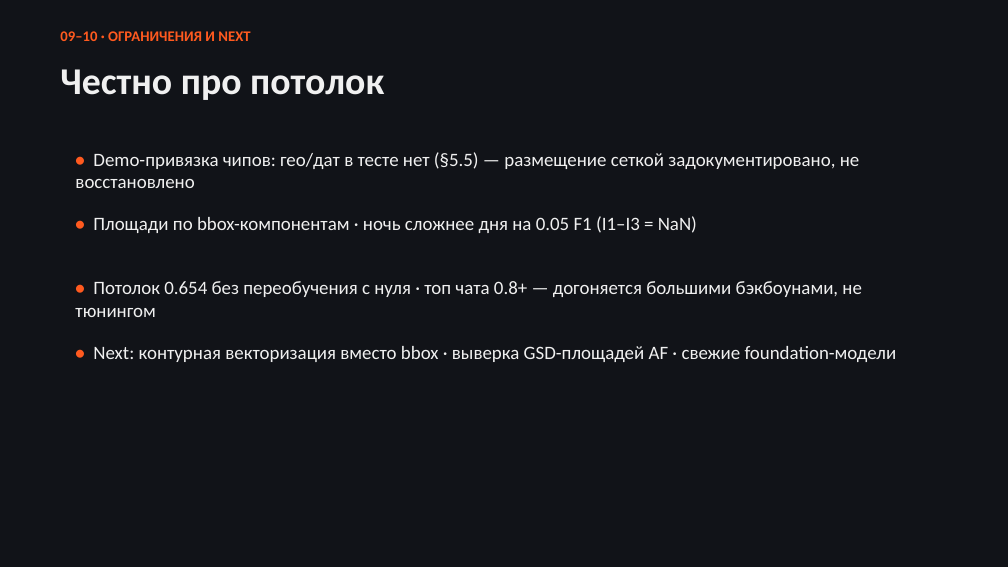
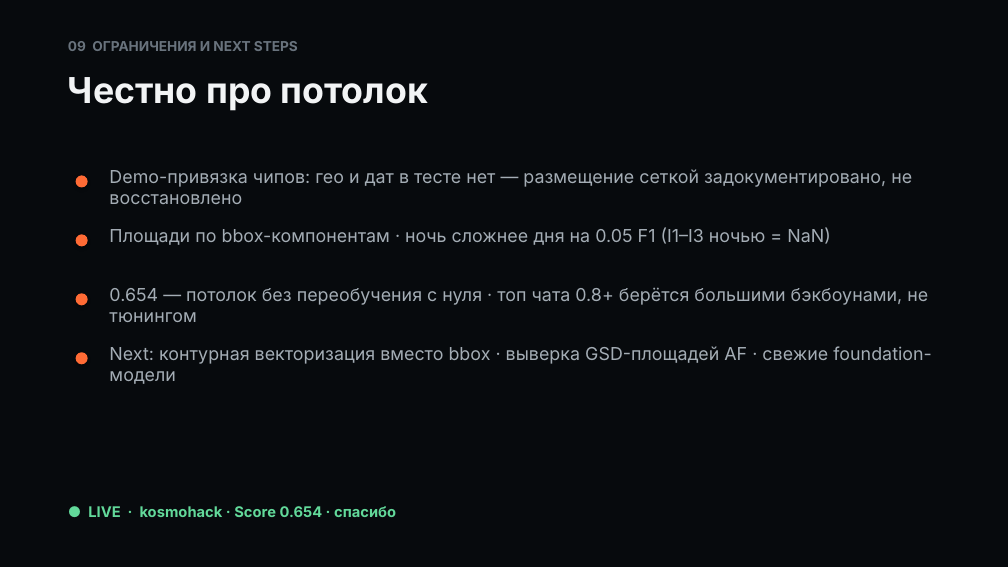
Before and after one commit to izislesar/kosmohack, a slide deck: slide 10 of docs/slides-deck.pptx. Drawn at 1008x567 pixels with LibreOffice and Linux fonts; fonts in the diff are those of the drawing. Boxes give left, top, right and bottom in pixels: in the first picture for what was removed or moved away, otherwise in the second. Text is boxed around its words. In the diff, an @@ line names an element or a change of style, - is before the commit and + after.

Commit message:
feat: deck v2 in frontend style (Inter, panels, severity)

```diff
--- a/docs/slides-deck.pptx
+++ b/docs/slides-deck.pptx
@@ background #111318 to #070A0D @@
@@ text at <box>68,41,298,51</box>: text changed; size 14 to 13 pt; font Calibri to Inter; text colour #FF5A1F to #69737D @@
-09–10 · ОГРАНИЧЕНИЯ И NEXT
+09 ОГРАНИЧЕНИЯ И NEXT STEPS
@@ text "Честно про потолок": place and size @@
-text "Честно про потолок" at <box>60,69,384,100</box>
+text "Честно про потолок" at <box>68,77,428,111</box>
@@ text "Честно про потолок" at <box>68,77,428,111</box>: size 36 to 34 pt, font Calibri to Inter, text colour #F0F0F0 to #F2F4F5 @@
@@ ellipse added at <box>76,175,88,188</box>, fill #FF6B35 @@
@@ text at <box>109,169,912,204</box>: text changed; size 18 to 17 pt; font Calibri to Inter; text colour #F0F0F0 to #A4ADB5 @@
-• Demo-привязка чипов: гео/дат в тесте нет (§5.5) — размещение сеткой задокументировано, не восстановлено
+Demo-привязка чипов: гео и дат в тесте нет — размещение сеткой задокументировано, не восстановлено
@@ ellipse added at <box>76,234,88,247</box>, fill #FF6B35 @@
@@ text at <box>109,227,830,245</box>: text changed; size 18 to 17 pt; font Calibri to Inter; text colour #F0F0F0 to #A4ADB5 @@
-• Площади по bbox-компонентам · ночь сложнее дня на 0.05 F1 (I1–I3 = NaN)
+Площади по bbox-компонентам · ночь сложнее дня на 0.05 F1 (I1–I3 ночью = NaN)
@@ ellipse added at <box>76,293,88,306</box>, fill #FF6B35 @@
@@ text at <box>109,287,928,322</box>: text changed; size 18 to 17 pt; font Calibri to Inter; text colour #F0F0F0 to #A4ADB5 @@
-• Потолок 0.654 без переобучения с нуля · топ чата 0.8+ — догоняется большими бэкбоунами, не тюнингом
+0.654 — потолок без переобучения с нуля · топ чата 0.8+ берётся большими бэкбоунами, не тюнингом
@@ ellipse added at <box>76,352,88,364</box>, fill #FF6B35 @@
@@ text at <box>109,346,932,384</box>: text changed; size 18 to 17 pt; font Calibri to Inter; text colour #F0F0F0 to #A4ADB5 @@
-• Next: контурная векторизация вместо bbox · выверка GSD-площадей AF · свежие foundation-модели
+Next: контурная векторизация вместо bbox · выверка GSD-площадей AF · свежие foundation-модели
@@ text added at <box>88,506,396,517</box>, 14 pt, text #62D99A, bold @@
+● LIVE · kosmohack · Score 0.654 · спасибо
```
Also in this commit, not shown: 8 other slides changed, 1 slide added, 1 slide removed.
